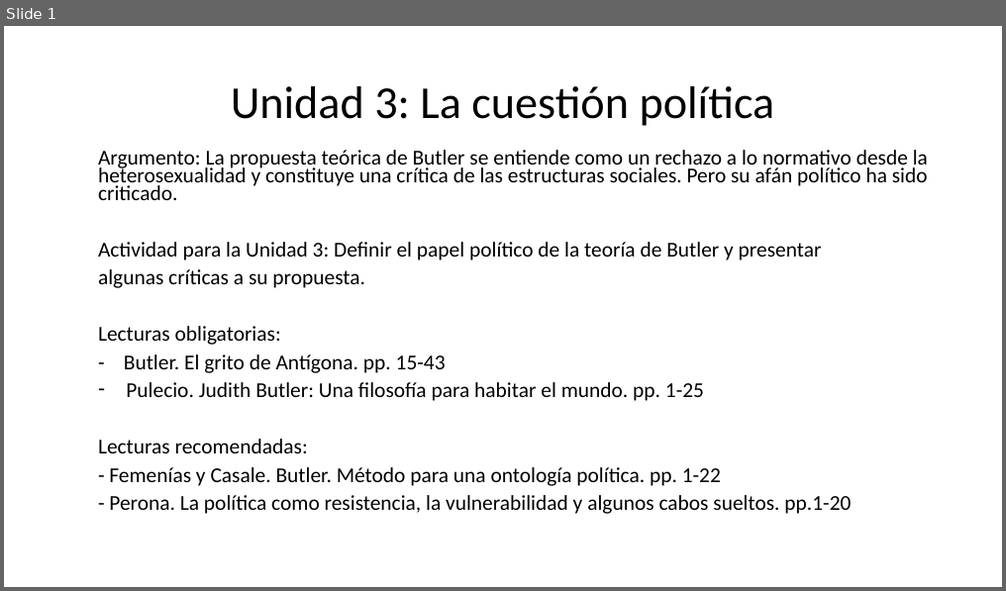
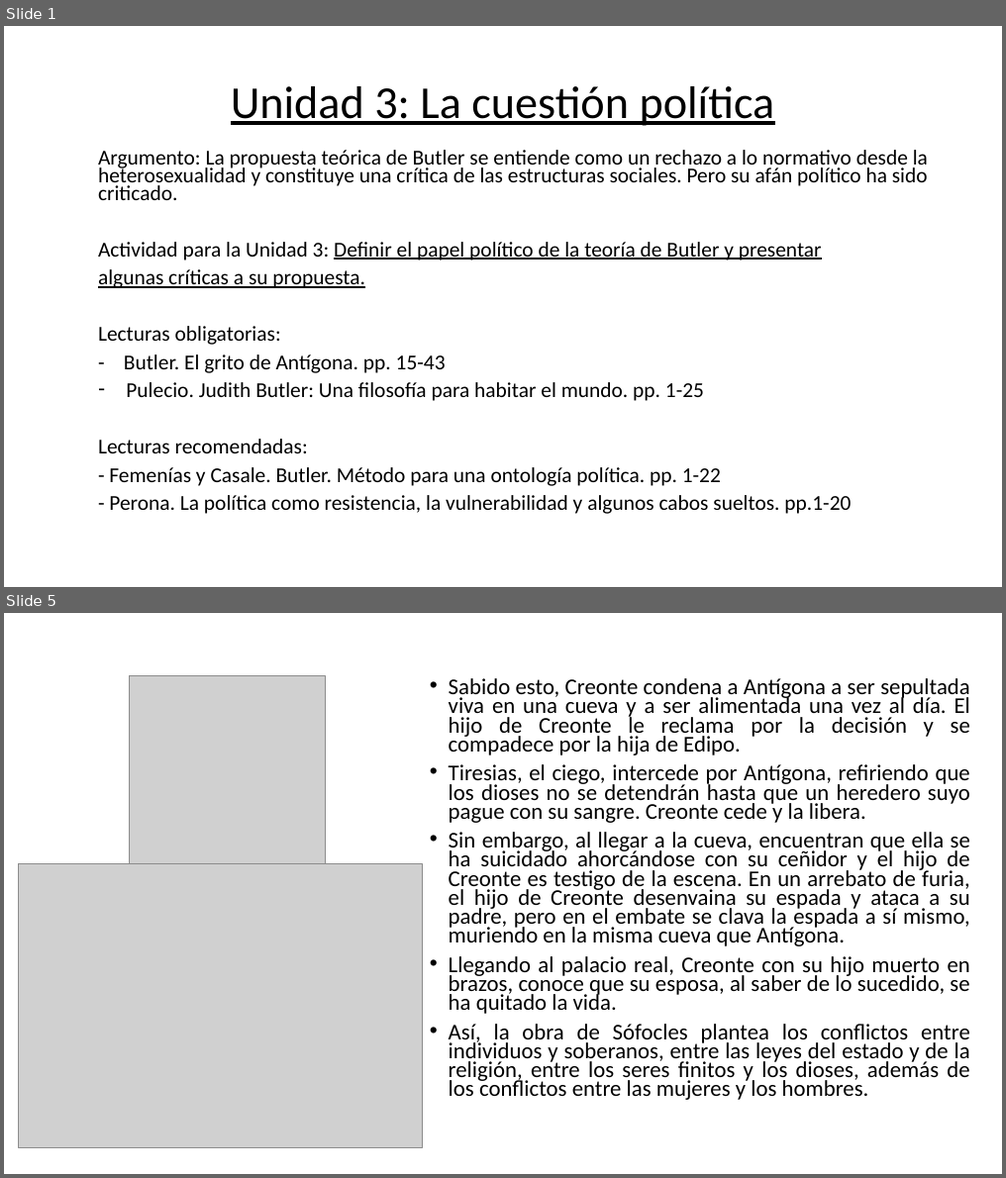
Before and after one commit to zaboltar/zaboltar.github.io, a slide deck: assets uarm/2019 sol-penscri-justfilpol/S E B Ago2019/J Butler UNIDAD 3.pptx. Shown one above the other, each under a label of ours: slide 1 before the commit, slides 1 and 5 after it; the slides between them are not shown. The pictures are 1006x591 and 1006x1178 pixels, drawn with LibreOffice and Linux fonts; fonts in the diff are those of the drawing; grey boxes stand for pictures. Boxes give left, top, right and bottom in pixels: in the first picture for what was removed or moved away, otherwise in the second. Text is boxed around its words. In the diff, an @@ line names an element or a change of style, - is before the commit and + after.

Commit message:
j butler 3

```diff
--- a/assets uarm/2019 sol-penscri-justfilpol/S E B Ago2019/J Butler UNIDAD 3.pptx
+++ b/assets uarm/2019 sol-penscri-justfilpol/S E B Ago2019/J Butler UNIDAD 3.pptx
@@ slide 5 added at (4, 613, 1002, 1174), background #FFFFFF @@
@@ picture added at (129, 676, 325, 891) @@
@@ text added at (449, 678, 970, 1100), 21.7 pt, text #000000 @@
+• Sabido esto, Creonte condena a Antígona a ser sepultada viva en una cueva y a ser alimentada una vez al día. El hijo de Creonte le reclama por la decisión y se compadece por la hija de Edipo.
+• Tiresias, el ciego, intercede por Antígona, refiriendo que los dioses no se detendrán hasta que un heredero suyo pague con su sangre. Creonte cede y la libera.
+• Sin embargo, al llegar a la cueva, encuentran que ella se ha suicidado ahorcándose con su ceñidor y el hijo de Creonte es testigo de la escena. En un arrebato de furia, el hijo de Creonte desenvaina su espada y ataca a su padre, pero en el embate se clava la espada a sí mismo, muriendo en la misma cueva que Antígona.
+• Llegando al palacio real, Creonte con su hijo muerto en brazos, conoce que su esposa, al saber de lo sucedido, se ha quitado la vida.
+• Así, la obra de Sófocles plantea los conflictos entre individuos y soberanos, entre las leyes del estado y de la religión, entre los seres finitos y los dioses, además de los conflictos entre las mujeres y los hombres.
@@ picture added at (18, 863, 422, 1148) @@
@@ slide 1 changed as well @@
@@ title "Unidad 3: La cuestión política" at (231, 86, 775, 126): underline on @@
@@ subtitle at (98, 242, 822, 288): underline on in "Definir el papel político de la teoría ...", "algunas críticas a su propuesta." @@
```
Also in this commit, not shown: 3 other slides changed, 18 other slides added, 2 slides removed, 3 other files.
